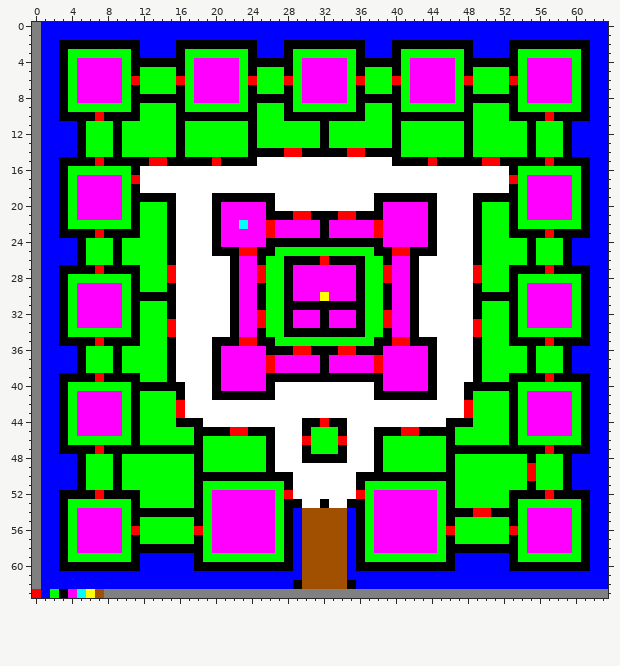
Pixel-art sprite -- Alpha30/Alpha30Bonus/map_layouts/castle64/castle64_4.png. The first picture shows the starting point.
The file is 64x64 pixels.
New version:
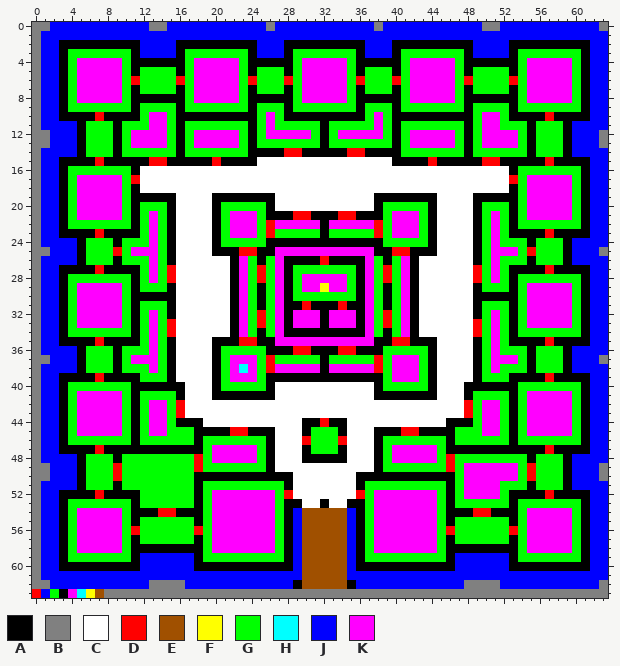
Palette (. is transparent): A #000000  B #808080  C #ffffff  D #ff0000  E #a05000  F #ffff00  G #00ff00  H #00ffff  J #0000ff  K #ff00ff
Author's note on the commit: fix missing doors in castle64_4
Change:
Changed rows in their new state; - is an unchanged pixel.
first column x 1:
 0 B-----------BB-----------B-----------B-----------BB-----------B
first column x 1:
10 ------------KK-----------K-----------K-----------KK------------
11 ------------KK-----------K-----------K-----------KK------------
12 B---------KKKK---KKKKK---KKKKK---KKKKK---KKKKK---KKKK---------B
13 B---------KKKK---KKKKK-------------------KKKKK---KKKK---------B
first column x 1:
20 --------------------GGGGG-------------GGGGG--------------------
21 ------------K-------G---G-------------G---G-------K------------
22 ------------K-------G-K-G-------------G---G-------K------------
23 ------------K-------G---G-GGGGG-GGGGG-G---G-------K------------
24 ------------K-------GGGGG-------------GGGGG-------K------------
25 B-------D-KKK-------------KKKKKKKKKKK-------------KKK-D-------B
26 ------------K----------G--K---------K--G----------K------------
27 ------------K----------G--K-GGGGGGG-K--G----------K------------
28 ------------K----------G--K-G-----G-K--G----------K------------
29 -----------------------G--K-G--F--G-K--G-----------------------
30 -----------------------G--K-GGGGGGG-K--G-----------------------
31 -----------------------G--K--D---D--K--G-----------------------
32 ------------K----------G--K---------K--G----------K------------
33 ------------K----------G--K---------K--G----------K------------
34 ------------K----------G--K---------K--G----------K------------
35 ------------K-------------KKKKKKKKKKK-------------K------------
36 ------------K-------GGGGG-------------GGGGG-------K------------
37 B---------KKK-------G---G-GGGGG-GGGGG-G---G-------KKK---------B
38 ------------K-------G-H-G-------------G---G-------K------------
39 --------------------G---G-------------G---G--------------------
40 --------------------GGGGG-------------GGGGG--------------------
42 ------------KK-----------------------------------KK------------
43 ------------KK-----------------------------------KK------------
44 ------------KK-----------------------------------KK------------
45 ------------KK-----------------------------------KK------------
47 -------------------KKKKK---------------KKKKK-------------------
48 -----------------D-KKKKK---------------KKKKK-D-----------------
49 B-------D--------D---------------------------D-KKKKKK---------B
50 B-------D--------------------------------------KKKKKK---------B
51 -----------------------------------------------KKKK------------
52 -----------------------------------------------KKKK------------
54 -------------DD------------------------------------------------
first column x 1:
62 B-----------BBBB-------------------------------BBBB-----------B
